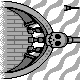
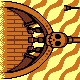
Comparing the layer stacks of the two w=80, h=80 images. Changes:
added layer "ship bw copy" above "ship bw" over bbox(0, 0, 80, 80)
